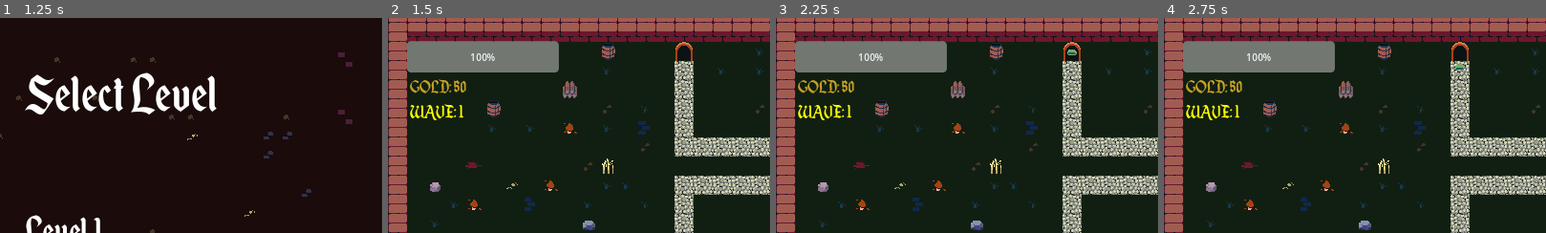
Above: before the commit, frames 1-4 (left to right).
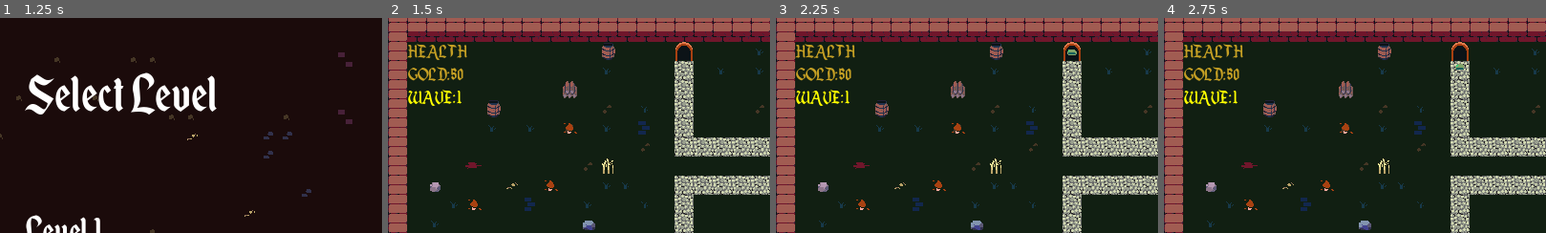
Above: after the commit, the same moments.

Repository: WizardsNStuff/tower-defense
Game: Godot game, scene res://menus-and-interfaces/main_menu/Main_Menu.tscn
Two runs of this game, one before a commit and one after it. Both use one fixed random seed, a clock stepped at 60 frames per second and the inputs below.
Inputs (mouse positions are % of the whole screen's width and height, from its top left):
- Up to frame 1 (1.25 s): click (7, 46) at 0.5 s
- Up to frame 2 (1.5 s): click (9, 50) at 1.25 s
- Up to frame 3 (2.25 s): click "Next Wave" at 2 s
- Up to frame 4 (2.75 s): no input
The pictures show only the part of the screen within x 0-50%, y 0-50%; the shares and areas given below are measured in that part.

Frame 1 is identical in both runs. In frame 2, 7.4% of the frame differs, in the area x 5-45%, y 10-48%; in frame 3, 7.4%; in frame 4, 7.4%.

Commit message:
Changed HP to text, added collision for path but needs to be implemented

Diff:
--- a/Levels/Level1/exit.gd
+++ b/Levels/Level1/exit.gd
@@ -1,12 +1,10 @@
 extends Area2D
 
 @onready var totalHealth : int = 100
-@onready var Player_health_bar : ProgressBar = $HealthBar
 
 func _on_body_entered(body: Node2D) -> void:
 	if body is Enemy:
 		totalHealth -= body.damage
-		Player_health_bar.value -= body.damage
 		if totalHealth <= 0:
 			get_tree().change_scene_to_file("res://menus-and-interfaces/main_menu/Main_Menu.tscn")
 			GameOver.showGameOver = true
--- a/Levels/Level1/level_1.tscn
+++ b/Levels/Level1/level_1.tscn
@@ -7,6 +7,11 @@
 [ext_resource type="Script" path="res://Levels/Level1/grid_system.gd" id="4_5uoc8"]
 [ext_resource type="Script" path="res://Levels/Level1/exit.gd" id="6_q75c1"]
 [ext_resource type="Script" path="res://Levels/Level1/enemy_spawner.gd" id="7_pm7op"]
+
+[sub_resource type="LabelSettings" id="LabelSettings_bgc6j"]
+font = ExtResource("2_w5en7")
+font_size = 32
+font_color = Color(0.776471, 0.627451, 0.141176, 1)
 
 [sub_resource type="LabelSettings" id="LabelSettings_up66c"]
 font = ExtResource("2_w5en7")
@@ -143,23 +148,64 @@
 [sub_resource type="RectangleShape2D" id="RectangleShape2D_5q8qw"]
 size = Vector2(32, 32)
 
+[sub_resource type="RectangleShape2D" id="RectangleShape2D_tegvk"]
+size = Vector2(31, 159)
+
+[sub_resource type="RectangleShape2D" id="RectangleShape2D_6rlus"]
+size = Vector2(32, 288)
+
+[sub_resource type="RectangleShape2D" id="RectangleShape2D_j2x5b"]
+size = Vector2(128, 32)
+
+[sub_resource type="RectangleShape2D" id="RectangleShape2D_ybqqw"]
+size = Vector2(32, 96)
+
+[sub_resource type="RectangleShape2D" id="RectangleShape2D_wqtj7"]
+size = Vector2(64, 32)
+
+[sub_resource type="RectangleShape2D" id="RectangleShape2D_bsyee"]
+size = Vector2(32, 96)
+
+[sub_resource type="RectangleShape2D" id="RectangleShape2D_0yngv"]
+size = Vector2(32, 32)
+
+[sub_resource type="RectangleShape2D" id="RectangleShape2D_p3hwx"]
+size = Vector2(32, 128)
+
+[sub_resource type="RectangleShape2D" id="RectangleShape2D_0ot3i"]
+size = Vector2(288, 32)
+
+[sub_resource type="RectangleShape2D" id="RectangleShape2D_4ph86"]
+size = Vector2(288, 32)
+
+[sub_resource type="RectangleShape2D" id="RectangleShape2D_xw783"]
+size = Vector2(32, 96)
+
 [node name="Level_1" type="Node2D"]
 z_index = -1
 script = ExtResource("1_miyva")
 
+[node name="Health" type="Label" parent="."]
+offset_left = -608.0
+offset_top = -323.0
+offset_right = -418.0
+offset_bottom = -285.0
+text = "HEALTH"
+label_settings = SubResource("LabelSettings_bgc6j")
+
 [node name="Gold" type="Label" parent="."]
-offset_left = -603.0
-offset_top = -264.0
-offset_right = -358.0
-offset_bottom = -216.0
+offset_left = -607.0
+offset_top = -285.0
+offset_right = -415.0
+offset_bottom = -247.0
 text = "GOLD:"
 label_settings = SubResource("LabelSettings_up66c")
 
 [node name="WaveTime" type="Label" parent="."]
-offset_left = -604.0
-offset_top = -223.0
-offset_right = -529.0
-offset_bottom = -176.0
+offset_left = -607.0
+offset_top = -246.0
+offset_right = -458.0
+offset_bottom = -208.0
 text = "WAVE: "
 label_settings = SubResource("LabelSettings_pvu41")
 
@@ -168,11 +214,13 @@
 tile_map_data = PackedByteArray("AAD9////AAAAAA0AAAD9//3/AAAAAAUAAAD9//v/AAAAAAUAAAD9//n/AAAAAA0AAAD9//f/AAAAAA0AAAD/// …(15280 unchanged characters)…
 tile_set = SubResource("TileSet_w7e0w")
 script = ExtResource("4_5uoc8")
+metadata/_edit_lock_ = true
 
 [node name="Details_map" type="TileMapLayer" parent="."]
 z_index = -1
 tile_map_data = PackedByteArray("AAABAPb/AAAAABIAAAAGAPb/AAAGABEAAAAKAPv/AAAAABIAAAANAPf/AAAGABEAAAD1//j/AAAGABEAAAD2// …(1392 unchanged characters)…
 tile_set = SubResource("TileSet_w7e0w")
+metadata/_edit_lock_ = true
 
 [node name="EnemyPath" type="Path2D" parent="."]
 curve = SubResource("Curve2D_e6ewd")
@@ -188,13 +236,6 @@
 [node name="CollisionShape2D" type="CollisionShape2D" parent="Exit"]
 position = Vector2(176, 304)
 shape = SubResource("RectangleShape2D_5q8qw")
-
-[node name="HealthBar" type="ProgressBar" parent="Exit"]
-offset_left = -608.0
-offset_top = -321.0
-offset_right = -354.0
-offset_bottom = -269.0
-value = 100.0
 
 [node name="EnemySpawner" type="Node2D" parent="." node_paths=PackedStringArray("path2D_node")]
 script = ExtResource("7_pm7op")
@@ -215,5 +256,51 @@
 theme_override_font_sizes/font_size = 64
 text = "Next Wave"
 
+[node name="PathArea" type="Area2D" parent="."]
+
+[node name="CollisionShape2D" type="CollisionShape2D" parent="PathArea"]
+position = Vector2(-143.5, -207.5)
+shape = SubResource("RectangleShape2D_tegvk")
+
+[node name="CollisionShape2D2" type="CollisionShape2D" parent="PathArea"]
+position = Vector2(176, 144)
+shape = SubResource("RectangleShape2D_6rlus")
+
+[node name="CollisionShape2D3" type="CollisionShape2D" parent="PathArea"]
+position = Vector2(96, 16)
+shape = SubResource("RectangleShape2D_j2x5b")
+
+[node name="CollisionShape2D4" type="CollisionShape2D" parent="PathArea"]
+position = Vector2(16, 48)
+shape = SubResource("RectangleShape2D_ybqqw")
+
+[node name="CollisionShape2D5" type="CollisionShape2D" parent="PathArea"]
+position = Vector2(-32, 80)
+shape = SubResource("RectangleShape2D_wqtj7")
+
+[node name="CollisionShape2D6" type="CollisionShape2D" parent="PathArea"]
+position = Vector2(-80, 48)
+shape = SubResource("RectangleShape2D_bsyee")
+
+[node name="CollisionShape2D7" type="CollisionShape2D" parent="PathArea"]
+position = Vector2(-112, 16)
+shape = SubResource("RectangleShape2D_0yngv")
+
+[node name="CollisionShape2D8" type="CollisionShape2D" parent="PathArea"]
+position = Vector2(-144, -32)
+shape = SubResource("RectangleShape2D_p3hwx")
+
+[node name="CollisionShape2D9" type="CollisionShape2D" parent="PathArea"]
+position = Vector2(16, -80)
+shape = SubResource("RectangleShape2D_0ot3i")
+
+[node name="CollisionShape2D10" type="CollisionShape2D" parent="PathArea"]
+position = Vector2(16, -144)
+shape = SubResource("RectangleShape2D_4ph86")
+
+[node name="CollisionShape2D11" type="CollisionShape2D" parent="PathArea"]
+position = Vector2(176, -112)
+shape = SubResource("RectangleShape2D_xw783")
+
 [connection signal="body_entered" from="Exit" to="Exit" method="_on_body_entered"]
 [connection signal="pressed" from="NextWave" to="EnemySpawner" method="_on_next_wave_pressed"]
Not shown: 1 places in Levels/Level1/level_1.tscn that only renumber resources
